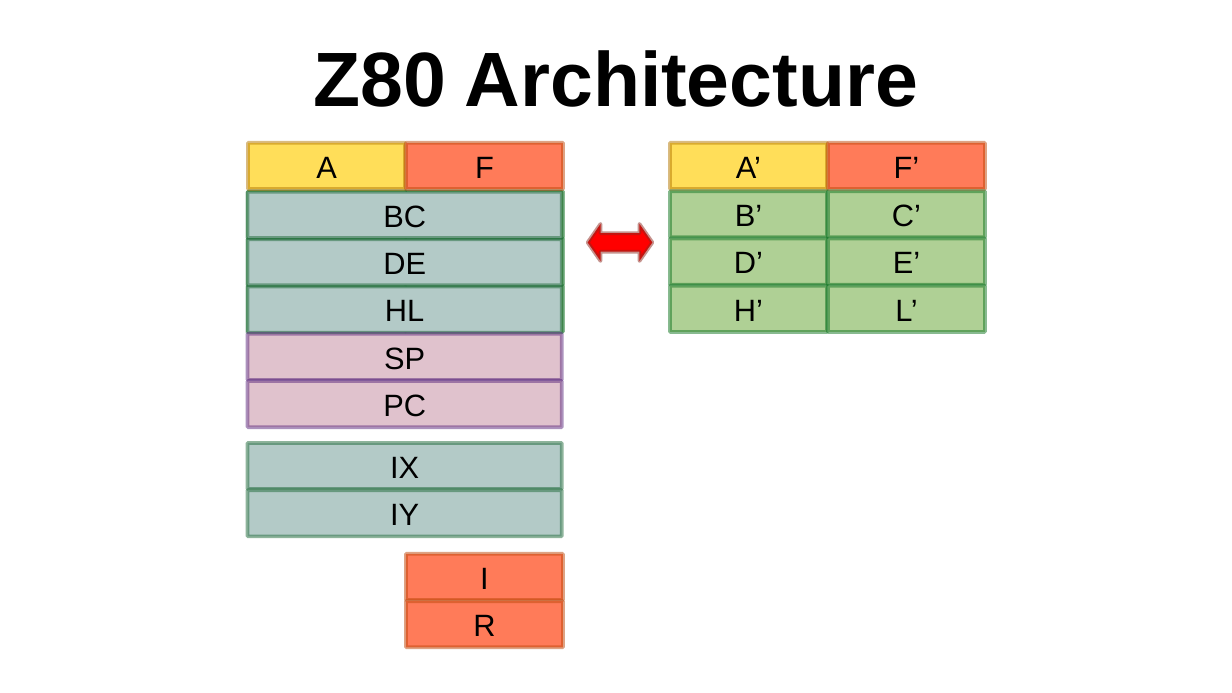
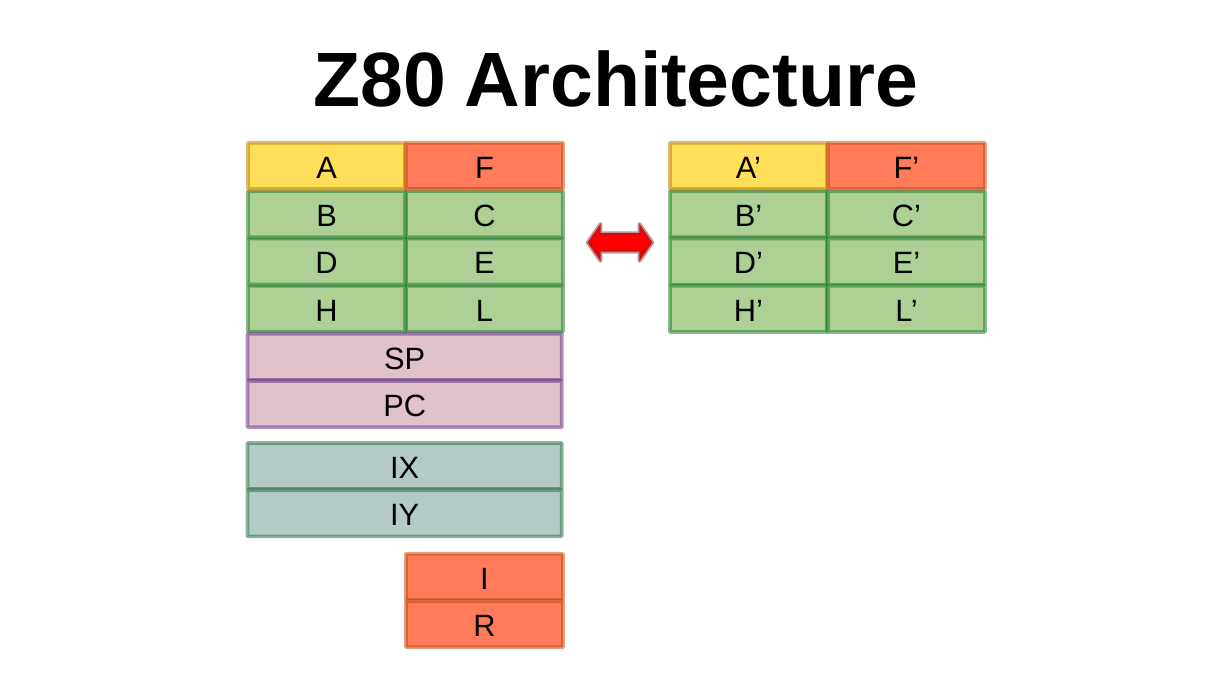
Before and after one commit to SlithyMatt/zxs-assembly-tutorial, a slide deck: slide 3 of Lesson2/Lesson2.odp. Drawn at 1232x693 pixels with LibreOffice and Linux fonts; fonts in the diff are those of the drawing. Boxes give left, top, right and bottom in pixels: in the first picture for what was removed or moved away, otherwise in the second. Text is boxed around its words. In the diff, an @@ line names an element or a change of style, - is before the commit and + after.

Commit message:
fixes to slides during recording

```diff
--- a/Lesson2/Lesson2.odp
+++ b/Lesson2/Lesson2.odp
@@ rectangle removed at (248,192,562,238) @@
-BC
@@ text in rectangle at (316,204,337,226): text added @@
+B
@@ text in rectangle at (473,204,495,227): text added @@
+C
@@ rectangle removed at (248,239,562,286) @@
-DE
@@ text in rectangle at (315,251,337,273): text added @@
+D
@@ text in rectangle at (474,251,495,273): text added @@
+E
@@ rectangle removed at (248,287,562,333) @@
-HL
@@ text in rectangle at (315,299,337,321): text added @@
+H
@@ text in rectangle at (476,299,493,321): text added @@
+L
```
